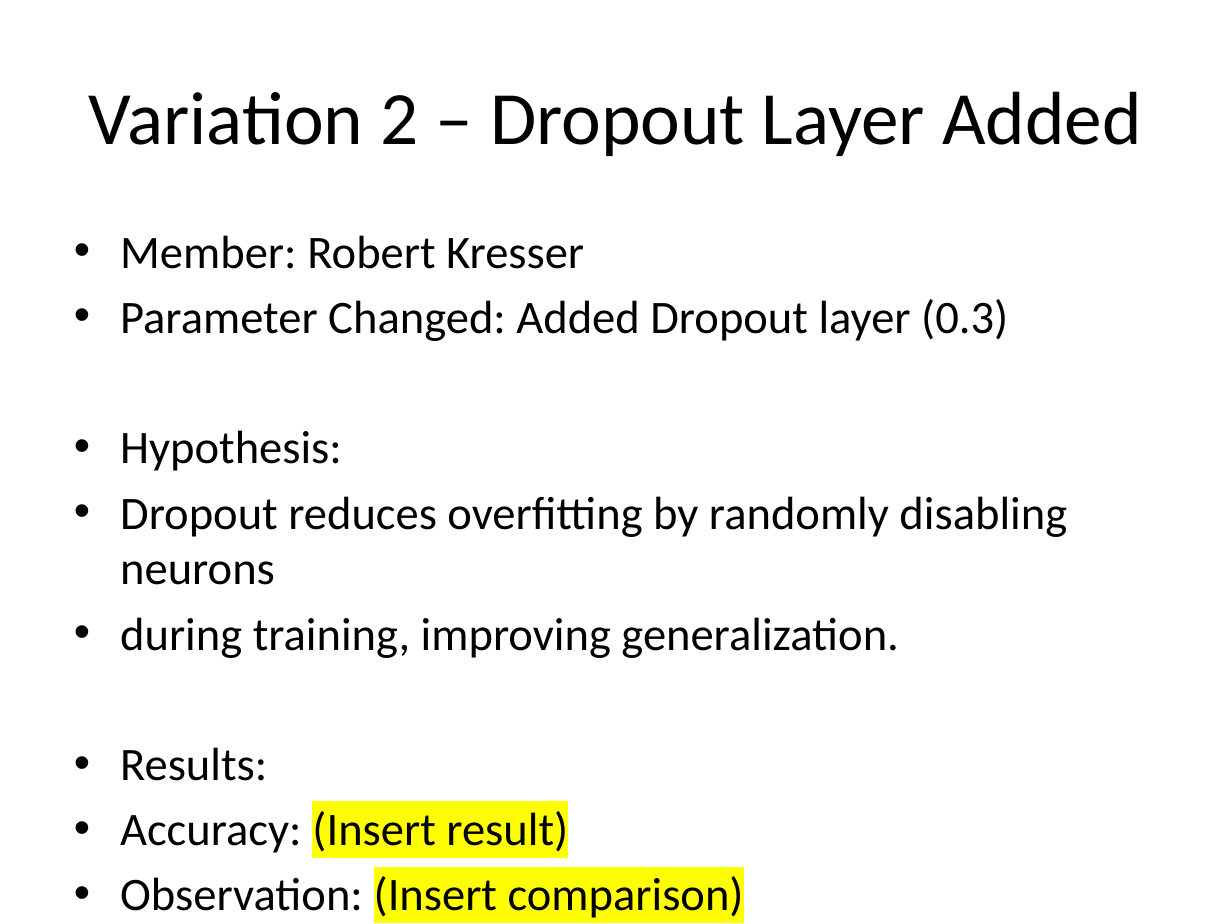
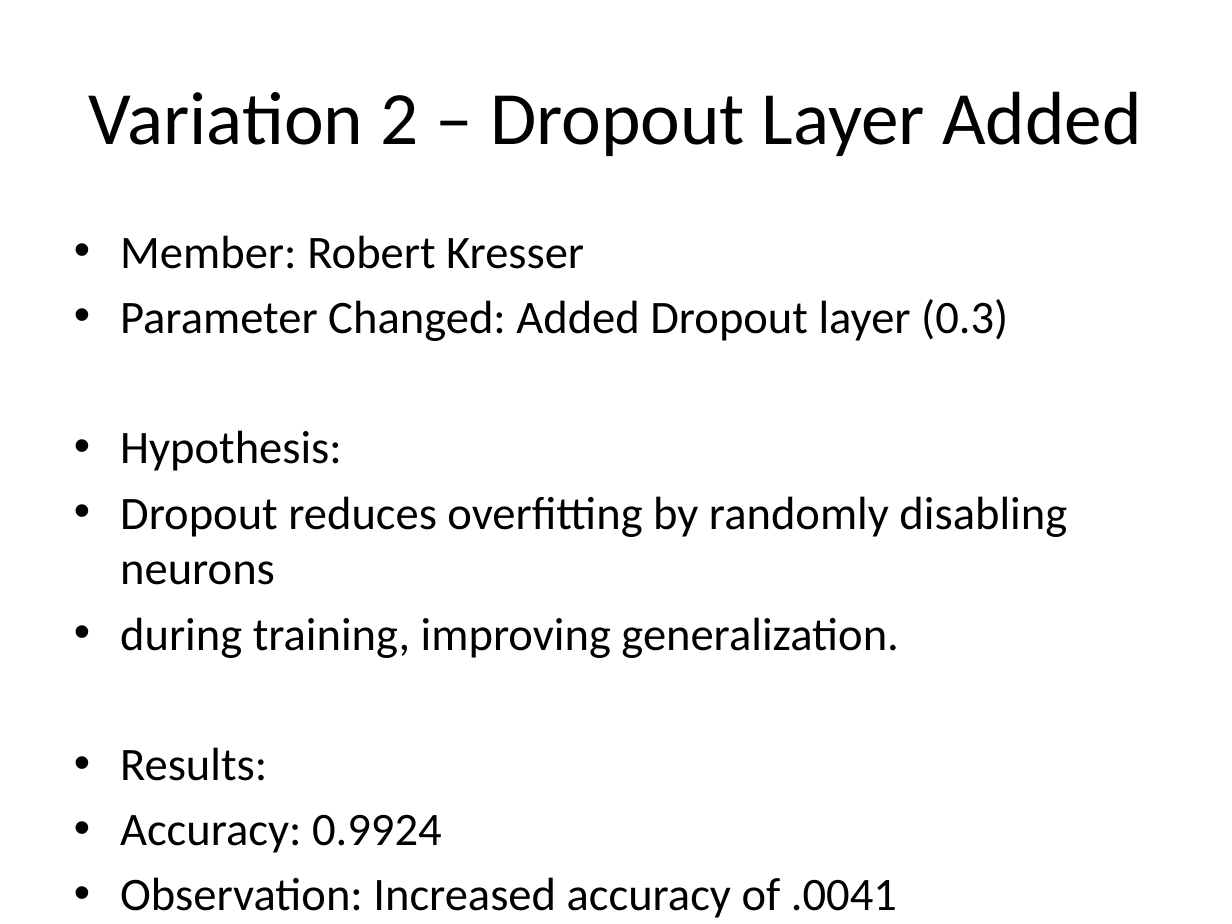
Before and after one commit to jamieridenour-rgb/IN501_Unit9, a slide deck: slide 4 of IN501_Ridenour_Kresser_Meadows_Mpianin_Galarza_Unit9_Assignment.pptx. Drawn at 1232x924 pixels with LibreOffice and Linux fonts; fonts in the diff are those of the drawing. Boxes give left, top, right and bottom in pixels: in the first picture for what was removed or moved away, otherwise in the second. Text is boxed around its words. In the diff, an @@ line names an element or a change of style, - is before the commit and + after.

```diff
--- a/IN501_Ridenour_Kresser_Meadows_Mpianin_Galarza_Unit9_Assignment.pptx
+++ b/IN501_Ridenour_Kresser_Meadows_Mpianin_Galarza_Unit9_Assignment.pptx
@@ text at bbox=[120, 814, 897, 918]: text changed @@
-• Accuracy: (Insert result)
-• Observation: (Insert comparison)
+• Accuracy: 0.9924
+• Observation: Increased accuracy of .0041
```
Also in this commit, not shown: 1 other slide changed.
